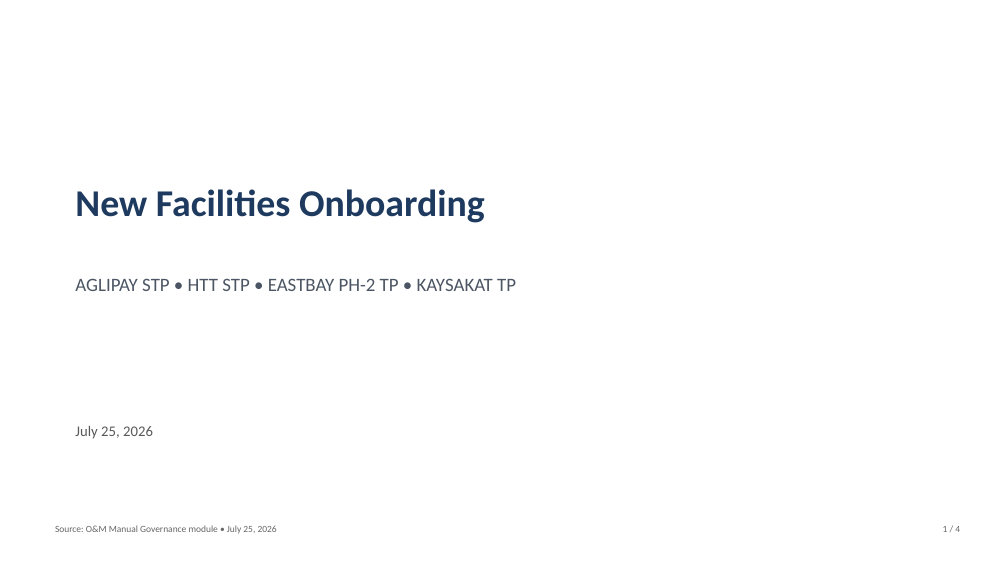
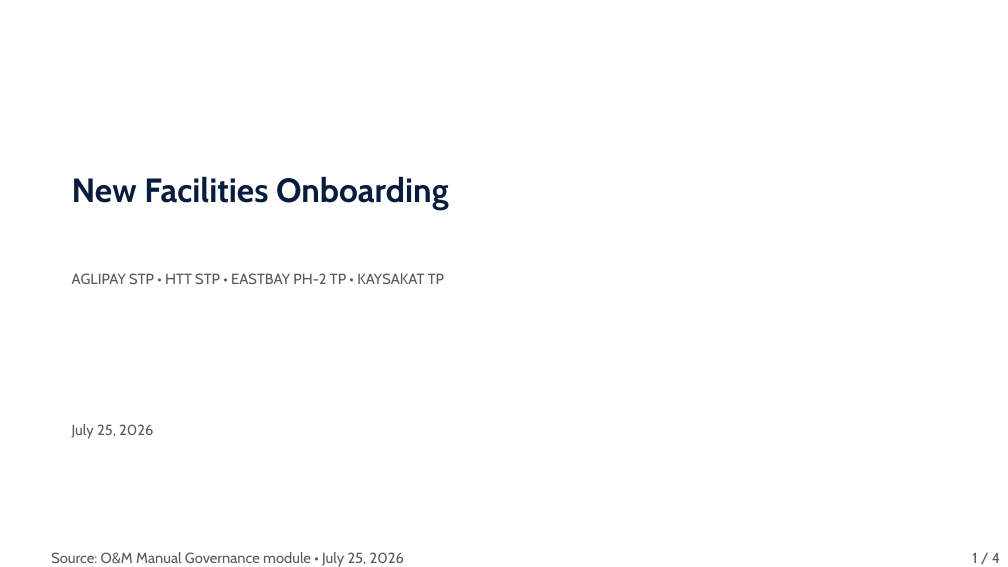
Before and after one commit to estrangender26/odm-dashboard, a slide deck: slide 1 of validation-artifacts/governance-validation.pptx. Drawn at 1008x567 pixels with LibreOffice and Linux fonts; fonts in the diff are those of the drawing. Boxes give left, top, right and bottom in pixels: in the first picture for what was removed or moved away, otherwise in the second. Text is boxed around its words. In the diff, an @@ line names an element or a change of style, - is before the commit and + after.

```diff
--- a/validation-artifacts/governance-validation.pptx
+++ b/validation-artifacts/governance-validation.pptx
@@ text "New Facilities Onboarding" at [72, 176, 449, 210]: size 36 to 32 pt, font Calibri to Cabin, text colour #1E3A5F to #081C3D; vertical alignment middle to top @@
@@ text "AGLIPAY STP • HTT STP ..." at [72, 273, 444, 284]: size 18 to 14 pt, font Calibri to Cabin, text colour #4B5563 to #595959; vertical alignment middle to top @@
@@ text "July 25, 2026" at [72, 424, 153, 439]: font Calibri to Cabin; vertical alignment middle to top @@
@@ text "Source: O&M Manual Governance module ...": place and size @@
-text "Source: O&M Manual Governance module ..." at [55, 525, 277, 534]
+text "Source: O&M Manual Governance module ..." at [51, 552, 404, 567]
@@ text "Source: O&M Manual Governance module ..." at [51, 552, 404, 567]: size 9 to 14 pt, font Calibri to Cabin, text colour #666666 to #595959; vertical alignment middle to top @@
@@ text "1 / 4" at [972, 552, 1000, 563]: size 9 to 14 pt, font Calibri to Cabin, text colour #666666 to #595959; vertical alignment middle to top @@
@@ text "1 / 4": place and size @@
-text "1 / 4" at [943, 526, 960, 532]
+text "1 / 4" at [972, 552, 1000, 563]
```
Also in this commit, not shown: 3 other slides changed, 2 other files.
